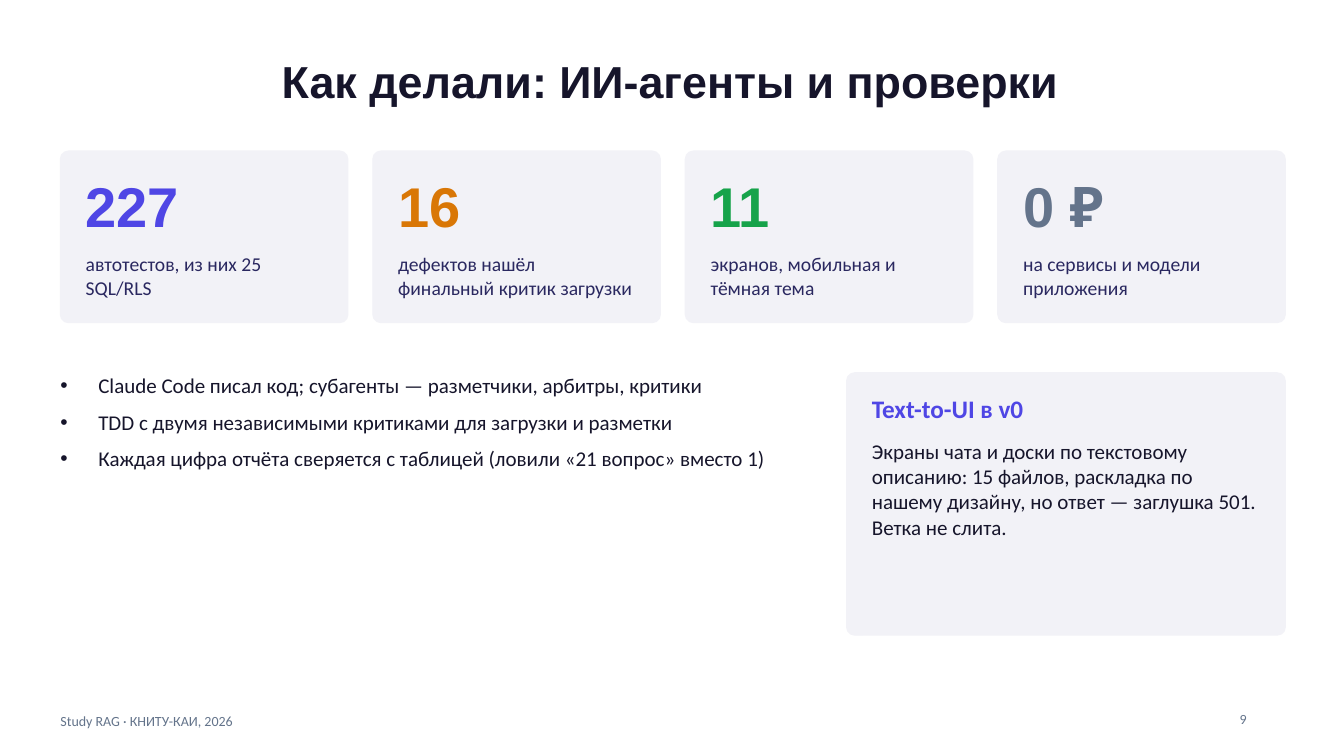
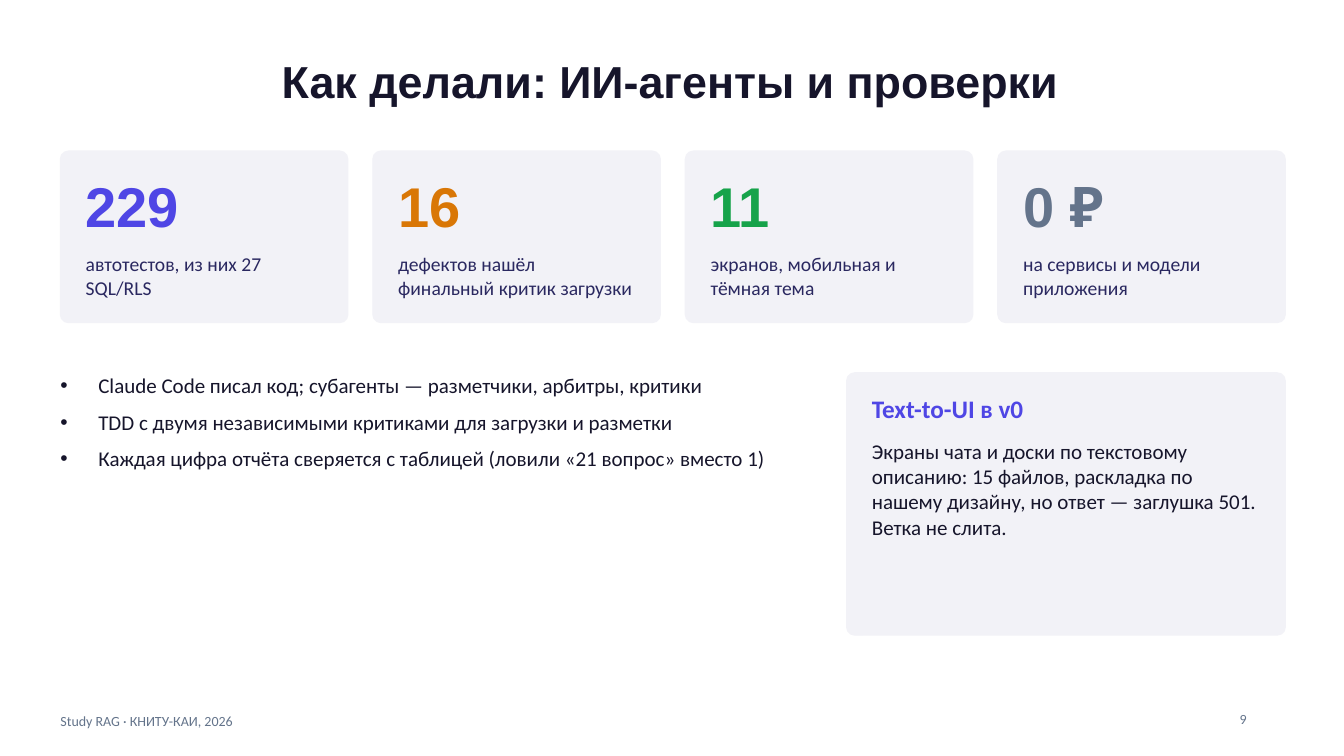
Before and after one commit to fA1N-n/study-rag, a slide deck: slide 9 of docs/report/Study_RAG_защита.pptx. Drawn at 1344x756 pixels with LibreOffice and Linux fonts; fonts in the diff are those of the drawing. Boxes give left, top, right and bottom in pixels: in the first picture for what was removed or moved away, otherwise in the second. Text is boxed around its words. In the diff, an @@ line names an element or a change of style, - is before the commit and + after.

```diff
--- a/docs/report/Study_RAG_защита.pptx
+++ b/docs/report/Study_RAG_защита.pptx
@@ text at <box>86,188,179,228</box>: text changed @@
-227
+229
@@ text at <box>86,258,261,298</box>: text changed @@
-автотестов, из них 25 SQL/RLS
+автотестов, из них 27 SQL/RLS
```
Also in this commit, not shown: 2 other slides changed, 3 other files.
